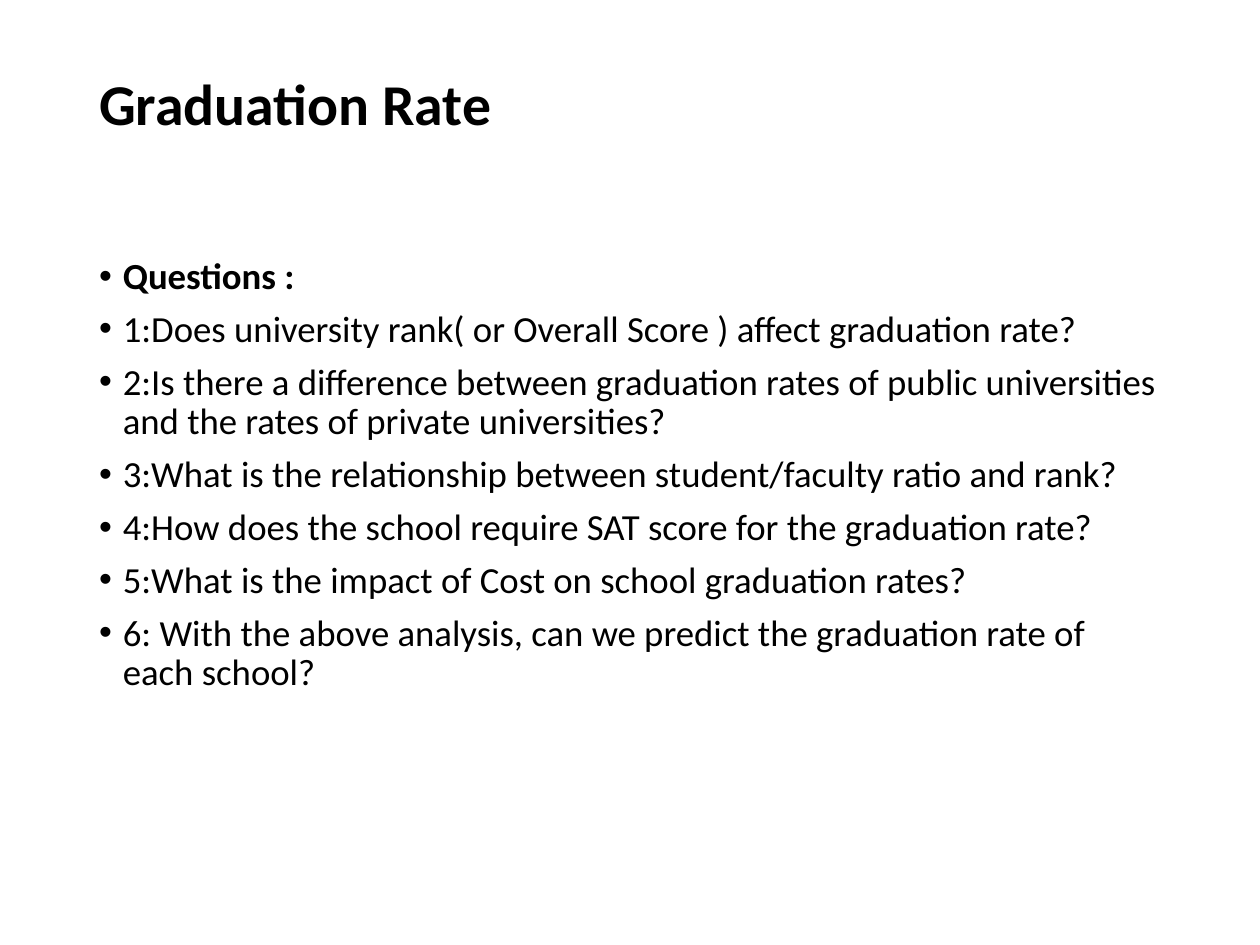
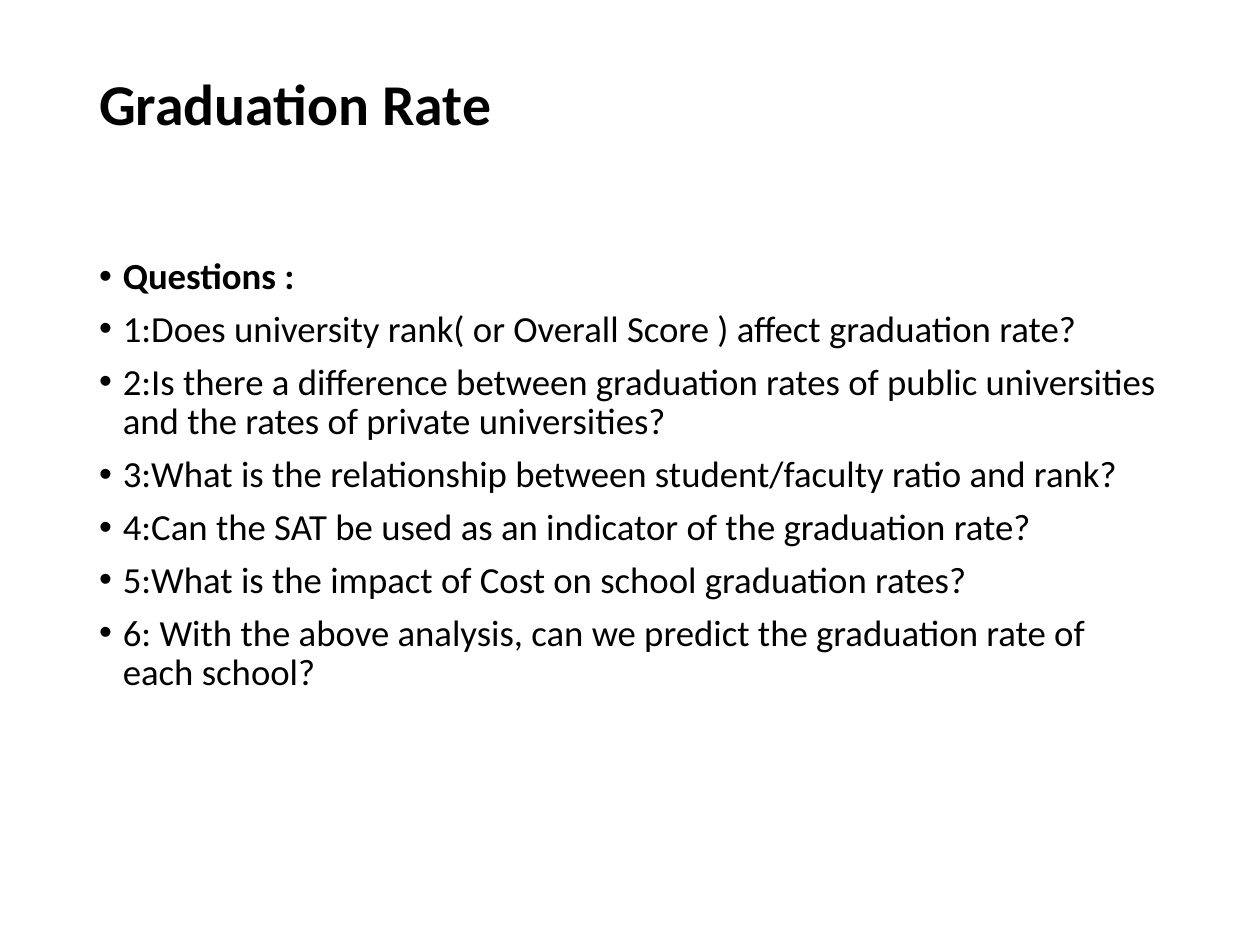
Before and after one commit to Yunxng/DAV.5400, a slide deck: slide 26 of Y_Wang_final project presentation.pptx (slide 29 before the commit). Drawn at 1260x945 pixels with LibreOffice and Linux fonts; fonts in the diff are those of the drawing. Boxes give left, top, right and bottom in pixels: in the first picture for what was removed or moved away, otherwise in the second. Text is boxed around its words. In the diff, an @@ line names an element or a change of style, - is before the commit and + after.

```diff
--- a/Y_Wang_final project presentation.pptx
+++ b/Y_Wang_final project presentation.pptx
@@ text at bbox=[123, 514, 1031, 547]: text changed @@
-• 4:How does the school require SAT score for the graduation rate?
+• 4:Can the SAT be used as an indicator of the graduation rate?
```
Also in this commit, not shown: 2 other slides changed, 3 slides removed.
